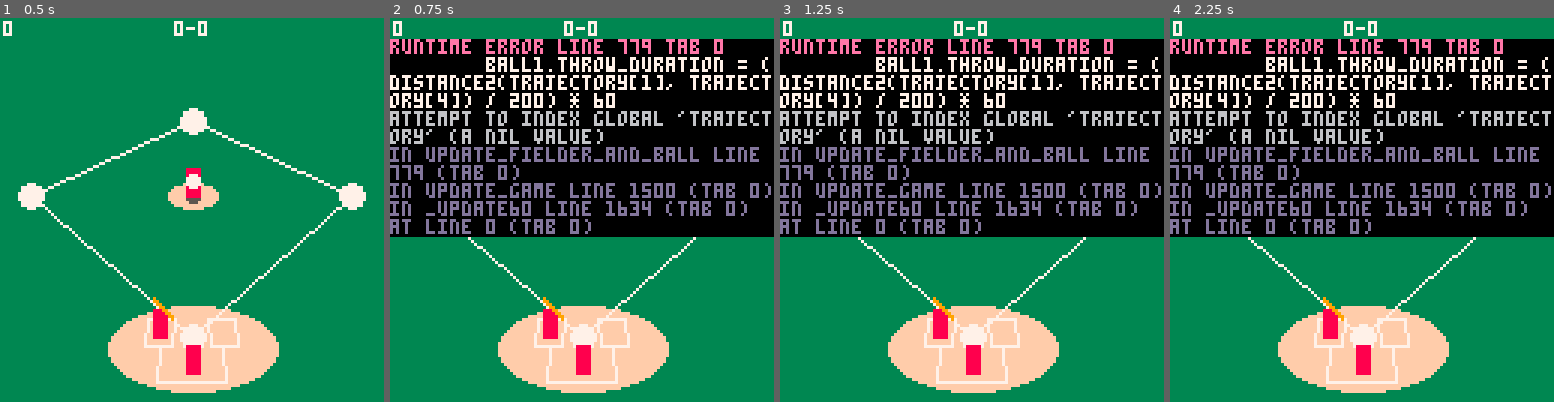
Above: before the commit, frames 1-4 (left to right).
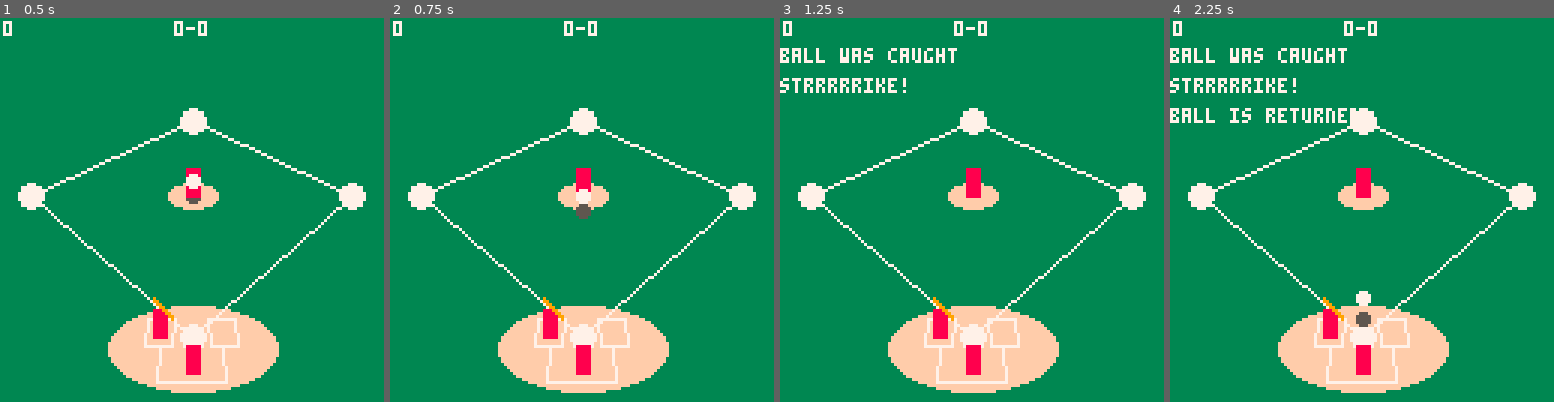
Above: after the commit, the same moments.

Repository: nucleartide/Baseball-WIth-Friends
Game: PICO-8 cartridge pico-baseball.p8
The game is run twice, just before and just after one commit, with the same random seed, the same clock (stepped at 60 frames per second) and the same inputs.
Inputs:
- Up to frame 1 (0.5 s): tap X (X key) at 0.33 s
- Up to frame 2 (0.75 s): tap O (Z key) at 0.7 s
- Up to frame 3 (1.25 s): tap X (X key) at 1.07 s
- Up to frame 4 (2.25 s): hold Right 1.6-2.1 s; tap O (Z key) at 1.7, 2.1 s; tap X (X key) at 1.85 s; hold Up from 2.15 s (still down)

Frame 1 is identical in both runs. In frame 2, 52% of the frame differs, in the area x 0-100%, y 5-58%; in frame 3, 51%; in frame 4, 51%.
Error before the commit: runtime error line 779 tab 0; ball1.throw_duration = (distance2(trajectory[1], trajectory[4]) / 200) * 60; attempt to index global 'trajectory' (a nil value)

Commit message:
more fixes

Diff:
--- a/entities.lua
+++ b/entities.lua
@@ -69,8 +69,11 @@
 
 function update_fielder_and_ball(f, ball1)
     if f.player_num~=nil and btnp(4, f.player_num) and ball1.is_owned_by==f then
+        -- grab reference.
+        local trajectory = f.pitches[1]
+
         -- set trajectory.
-        ball1.trajectory = f.pitches[1]
+        ball1.trajectory = trajectory
 
         -- set animation.
         ball1.t = 0
@@ -205,7 +208,7 @@
     end
 
     -- compute the bat knob and bat end locatinos.
-    compute_bat_knob_and_end_points(b)
+    compute_batter_bat_endpoints(b)
 end
 
 function is_hit(bat_knob, bat_end, ball, batter, swing_t, bases)
@@ -295,7 +298,7 @@
         ball.vel.z = abs(direction_vector.z) * xt * 200
 end
 
-function compute_bat_knob_and_end_points(b)
+function compute_batter_bat_endpoints(b)
     -- compute the knob point.
     local knob = vec3()
     knob.y += b.pivot_to_bat_knob_len
@@ -451,7 +454,7 @@
     }
 end
 
-function simulate_as_rigidbody(b, fielders, catcher1, pitcher1, active_batter, num_strikes)
+function simulate_ball_physics_async(b, fielders, catcher1, pitcher1, active_batter, num_strikes)
     -- declare some state.
     local spare1, spare2 = vec3(), vec3()
 
@@ -478,14 +481,16 @@
         b.vel.x *= 0.8
         b.vel.z *= 0.8
 
-        return evaluate_bounce(b, catcher1, pitcher1, active_batter, num_strikes)
+        assert(false, 'todo: pass in a score object to update instead of returning results')
+        return evaluate_ball_bounced_async(b, catcher1, pitcher1, active_batter, num_strikes)
     end
     return result_nothing
 end
 
-function evaluate_bounce(ball, catcher1, pitcher1, active_batter, num_strikes)
+function evaluate_ball_bounced_async(ball, catcher1, pitcher1, active_batter, num_strikes)
     assert(active_batter!=nil)
-    local result = in_game_bounds(ball.pos)
+    assert(false, 'todo: pass in a scoring object.')
+    local result = is_fair(ball.pos)
     if not ball.has_bounced then
         if result == ball_is_foul then
             local return_code = result_nothing
@@ -493,12 +498,12 @@
                 log('strike!')
                 return_code = result_strike
             end
-            catcher_has_new_ball(ball, catcher1, pitcher1, active_batter)
+            return_ball_to_catcher_async(ball, catcher1, pitcher1)
             return return_code
         elseif result == ball_is_home_run then
             local return_code = result_nothing
             log('home run!')
-            catcher_has_new_ball(ball, catcher1, pitcher1, active_batter)
+            return_ball_to_catcher_async(ball, catcher1, pitcher1)
             return_code = result_run
             return return_code
         end
@@ -508,7 +513,7 @@
             if ball.pos.y > home_run_y_threshold then
                 local return_code = result_nothing
                 log('ground rule double') assert(false)
-                catcher_has_new_ball(ball, catcher1, pitcher1, active_batter)
+                return_ball_to_catcher_async(ball, catcher1, pitcher1)
                 return return_code
             else
                 -- hit the endfield walls. zero out velocity.
@@ -518,7 +523,7 @@
 
                 -- return ball after 1s.
                 delay(function()
-                    catcher_has_new_ball(ball, catcher1, pitcher1, active_batter)
+                    return_ball_to_catcher_async(ball, catcher1, pitcher1)
                 end, 60)
             end
         elseif ball.state != ball_returning then
@@ -529,7 +534,7 @@
 
                 -- the ball has settled. return the ball to the catcher.
                 delay(function()
-                    catcher_has_new_ball(ball, catcher1, pitcher1, active_batter)
+                    return_ball_to_catcher_async(ball, catcher1, pitcher1)
                 end, 60)
             end
         end
@@ -595,7 +600,7 @@
     end
 end
 
-function pick_up_ball_if_nearby(b, fielders, catcher1, pitcher1, active_batter)
+function pickup_ball_async(b, fielders, catcher1, pitcher1, active_batter)
     assert(#fielders>0)
 
     local result = nil
@@ -608,13 +613,13 @@
             if f==catcher1 then
                 log('ball was caught')
 
-                if not active_batter.state == batter_swinging_ball_was_hit then
+                if active_batter.state != batter_swinging_ball_was_hit then
                     result = is_strike(b)
                 end
 
                 -- after 1s, catcher throws the ball back.
                 delay(function()
-                    return_ball_to_pitcher(b, f, pitcher1, active_batter)
+                    return_ball_to_pitcher(b, f, pitcher1)
                 end, 60)
 
                 return result
@@ -624,19 +629,16 @@
     return result
 end
 
-function catcher_has_new_ball(ball, catcher1, pitcher1, active_batter)
+function return_ball_to_catcher_async(ball, catcher1, pitcher1)
     ball.state = ball_holding
     ball.is_owned_by = catcher1
 
     delay(function()
-        log('ball is returned')
-        ball.is_owned_by = nil
-                    assert(active_batter!=nil)
-        return_ball_to_pitcher(ball, catcher1, pitcher1, active_batter)
+        return_ball_to_pitcher(ball, catcher1, pitcher1)
     end, 60)
 end
 
-function animate_thrown_ball(b, fielders, catcher1, pitcher1, active_batter)
+function animate_ball_throw_async(b, fielders, catcher1, pitcher1, active_batter)
     -- update the ball's position.
     local t = b.t / b.throw_duration
     cubic_bezier_fixed_sample(100, b.trajectory, t, b.pos)
@@ -646,7 +648,7 @@
         -- check whether any fielders are around to catch.
         -- can filter out by is_owned_by
         assert(fielders~=nil)
-        pick_up_ball_if_nearby(b, fielders, catcher1, pitcher1, active_batter)
+        pickup_ball_async(b, fielders, catcher1, pitcher1, active_batter)
     end
 
     -- increment timer for next frame.
--- a/game_state.lua
+++ b/game_state.lua
@@ -81,10 +81,10 @@
     update_batter_and_ball(batter1, ball1, bases)
 
     if ball1.state == ball_throwing then
-        animate_thrown_ball(ball1, fielders, catcher1, pitcher1, active_batter)
+        animate_ball_throw_async(ball1, fielders, catcher1, pitcher1, active_batter)
     elseif ball1.state == ball_idle_physical_obj then
         assert(active_batter)
-        local result = simulate_as_rigidbody(ball1, fielders, catcher1, pitcher1, active_batter, num_strikes)
+        local result = simulate_ball_physics_async(ball1, fielders, catcher1, pitcher1, active_batter, num_strikes)
         if result == result_strike then
             num_strikes += 1
         elseif result == result_run then
@@ -109,7 +109,7 @@
     fixed(ball1.pos.x)
     fixed(ball1.pos.y)
     fixed(ball1.pos.z)
-    fixed(in_game_bounds(ball1.pos))
+    fixed(is_fair(ball1.pos))
     fixed('strikes:' .. num_strikes)
     fixed('balls:' .. num_balls)
     fixed('runs:' .. num_runs)
--- a/pico-baseball.p8
+++ b/pico-baseball.p8
@@ -19,6 +19,7 @@
 -- <verb>_<entity>_and_<entity> -- mutates second arg
 -- get_<entity>_<description> - no mutation
 -- is_<description> -- no mutation
+-- <something>_<async> -- indicates that this function contains a delay
 
 _init = init_game
 
--- a/utils.lua
+++ b/utils.lua
@@ -631,7 +631,7 @@
     fixed_y = 10
 end
 
-function in_game_bounds(v)
+function is_fair(v)
     -- z values.
     -- local behind_field_corner = (-113 * real2game) - half_diagonal
     local home_plate = -half_diagonal
